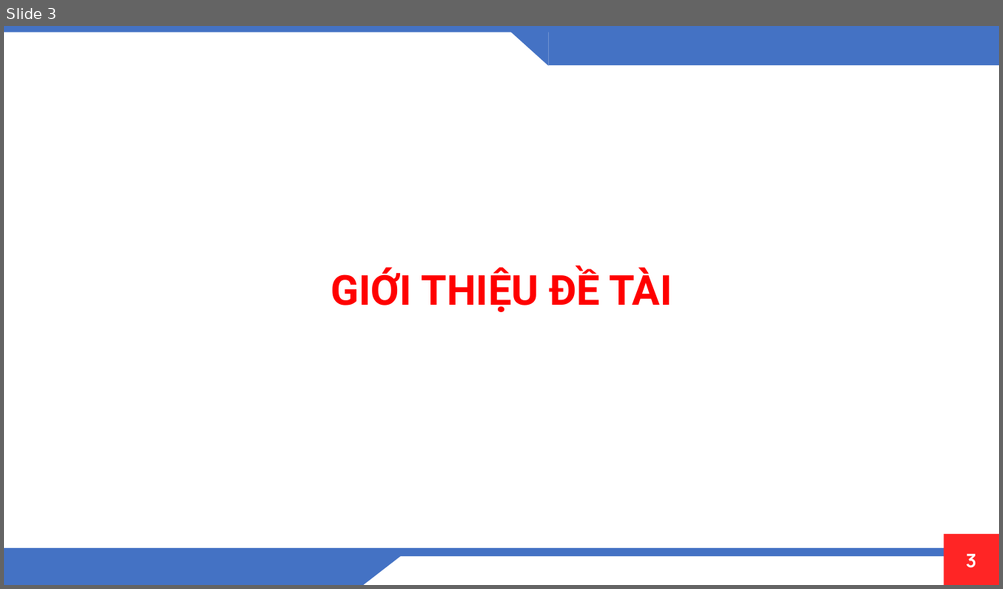
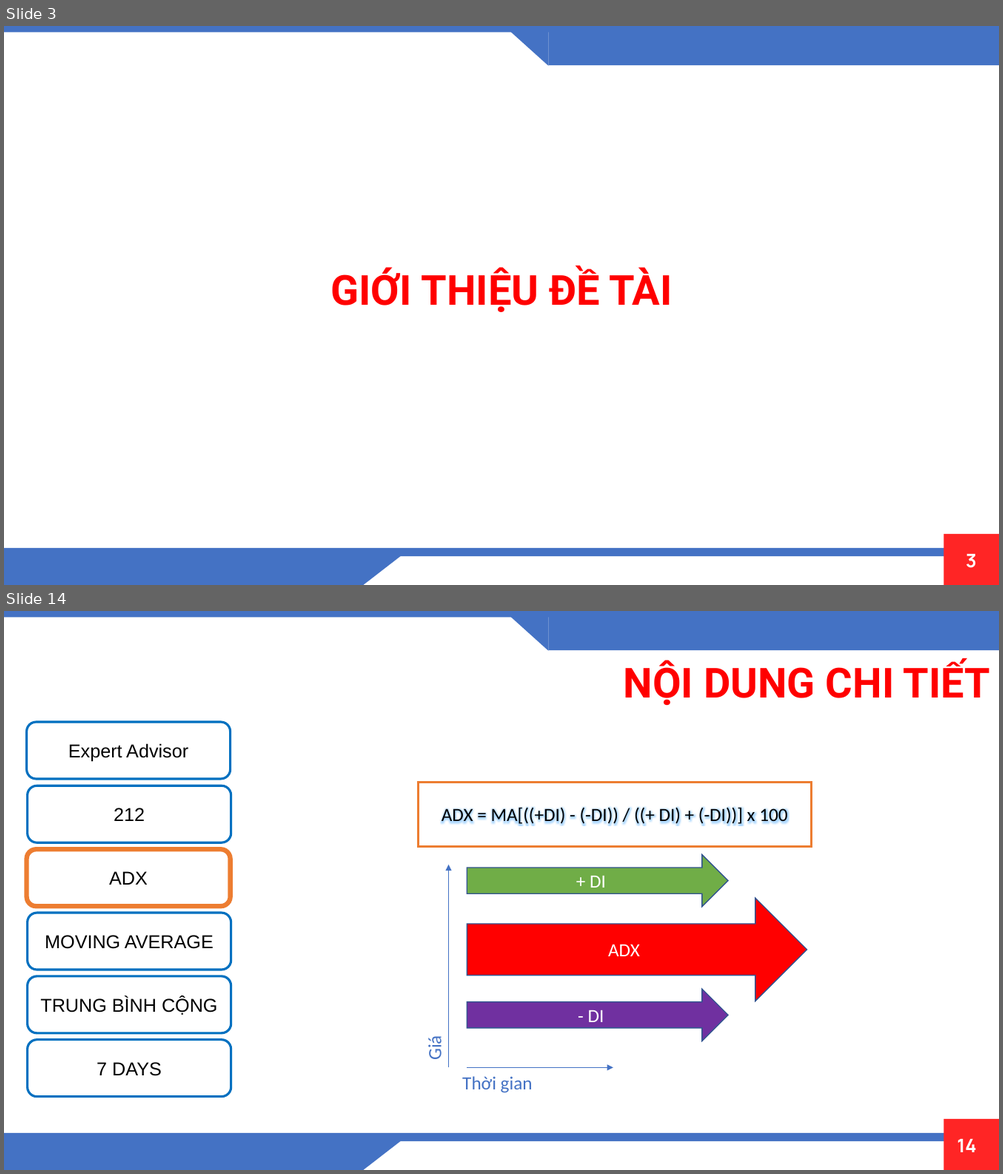
Before and after one commit to OrangeFoxie/DO-AN-TONG-HOP, a slide deck: PowerPoint/slide/DATH-01.pptx. Shown one above the other, each under a label of ours: slide 3 before the commit, slides 3 and 14 after it; the slides between them are not shown. The pictures are 1003x589 and 1003x1174 pixels, drawn with LibreOffice and Linux fonts; fonts in the diff are those of the drawing; background and template pictures are left out. Boxes give left, top, right and bottom in pixels: in the first picture for what was removed or moved away, otherwise in the second. Text is boxed around its words. In the diff, an @@ line names an element or a change of style, - is before the commit and + after.

```diff
--- a/PowerPoint/slide/DATH-01.pptx
+++ b/PowerPoint/slide/DATH-01.pptx
@@ slide 14 added at (4,611,999,1170), background #FFFFFF; not listed: 8 template elements that a slide beside it also shows @@
@@ text added at (623,660,990,706), 40 pt, text #FF0000, bold @@
+NỘI DUNG CHI TIẾT
@@ rounded rectangle added at (26,722,230,779), fill #FFFFFF, outline #0070C0 2.25 pt, 18 pt, text #000000 @@
+Expert Advisor
@@ rounded rectangle added at (27,786,231,843), fill #FFFFFF, outline #0070C0 2.25 pt, 18 pt, text #000000 @@
+212
@@ rectangle added at (418,783,811,847), fill #FFFFFF, outline #ED7D31 2.25 pt, 18 pt, text #000000 @@
+ADX = MA[((+DI) - (-DI)) / ((+ DI) + (-DI))] x 100
@@ rounded rectangle added at (26,850,230,906), fill #FFFFFF, outline #ED7D31 4.5 pt, 18 pt, text #000000 @@
+ADX
@@ rounded rectangle added at (27,913,231,970), fill #FFFFFF, outline #0070C0 2.25 pt, 18 pt, text #000000 @@
+MOVING AVERAGE
@@ rounded rectangle added at (27,977,231,1034), fill #FFFFFF, outline #0070C0 2.25 pt, 18 pt, text #000000 @@
+TRUNG BÌNH CỘNG
@@ rounded rectangle added at (27,1040,231,1096), fill #FFFFFF, outline #0070C0 2.25 pt, 18 pt, text #000000 @@
+7 DAYS
@@ group added at (424,855,807,1093): 3 right arrows, 2 texts, 2 arrows @@
+Thời gian
++ DI
+- DI
+ADX
+Giá
```
Also in this commit, not shown: 11 slides changed, 14 other slides added, 14 other files.
